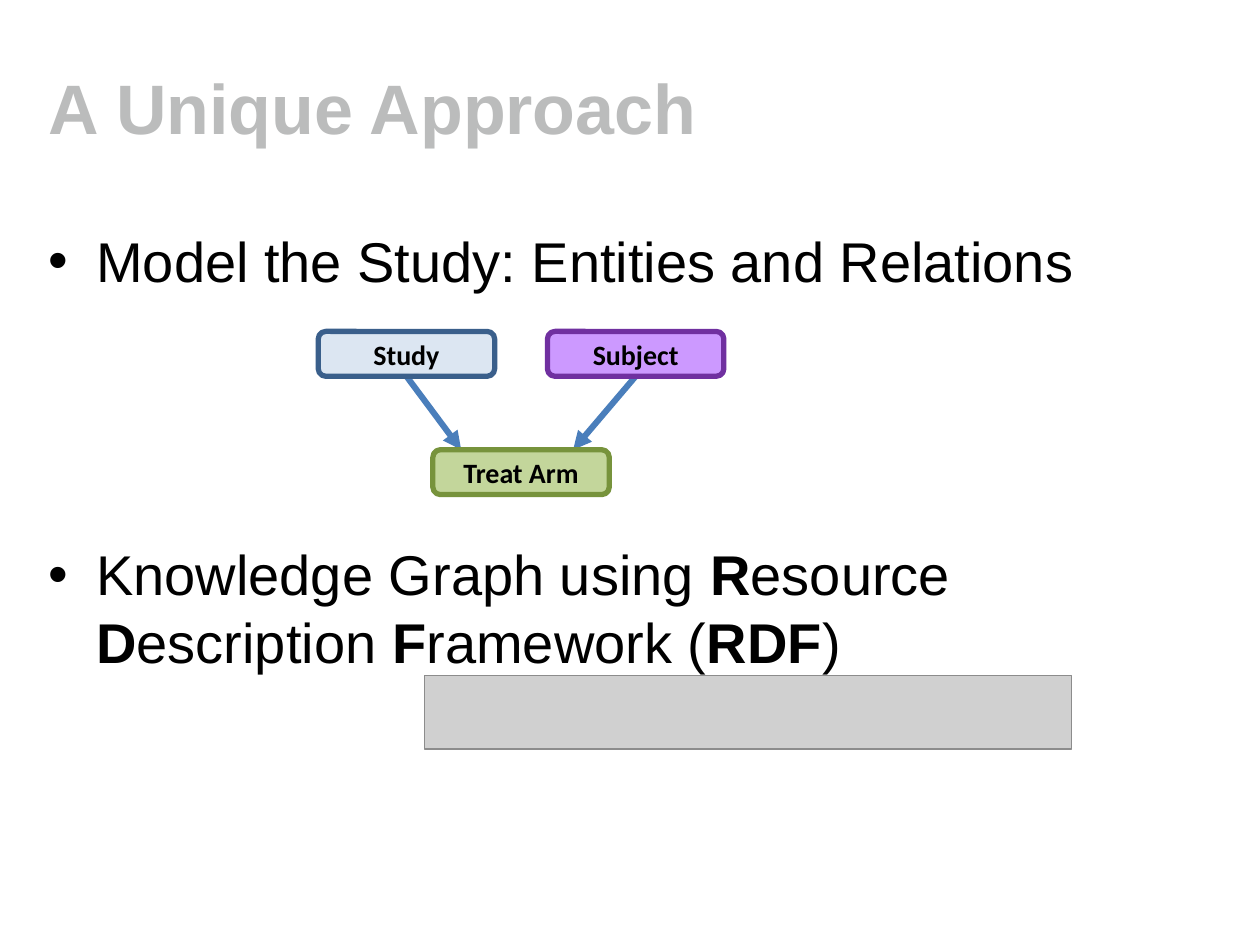
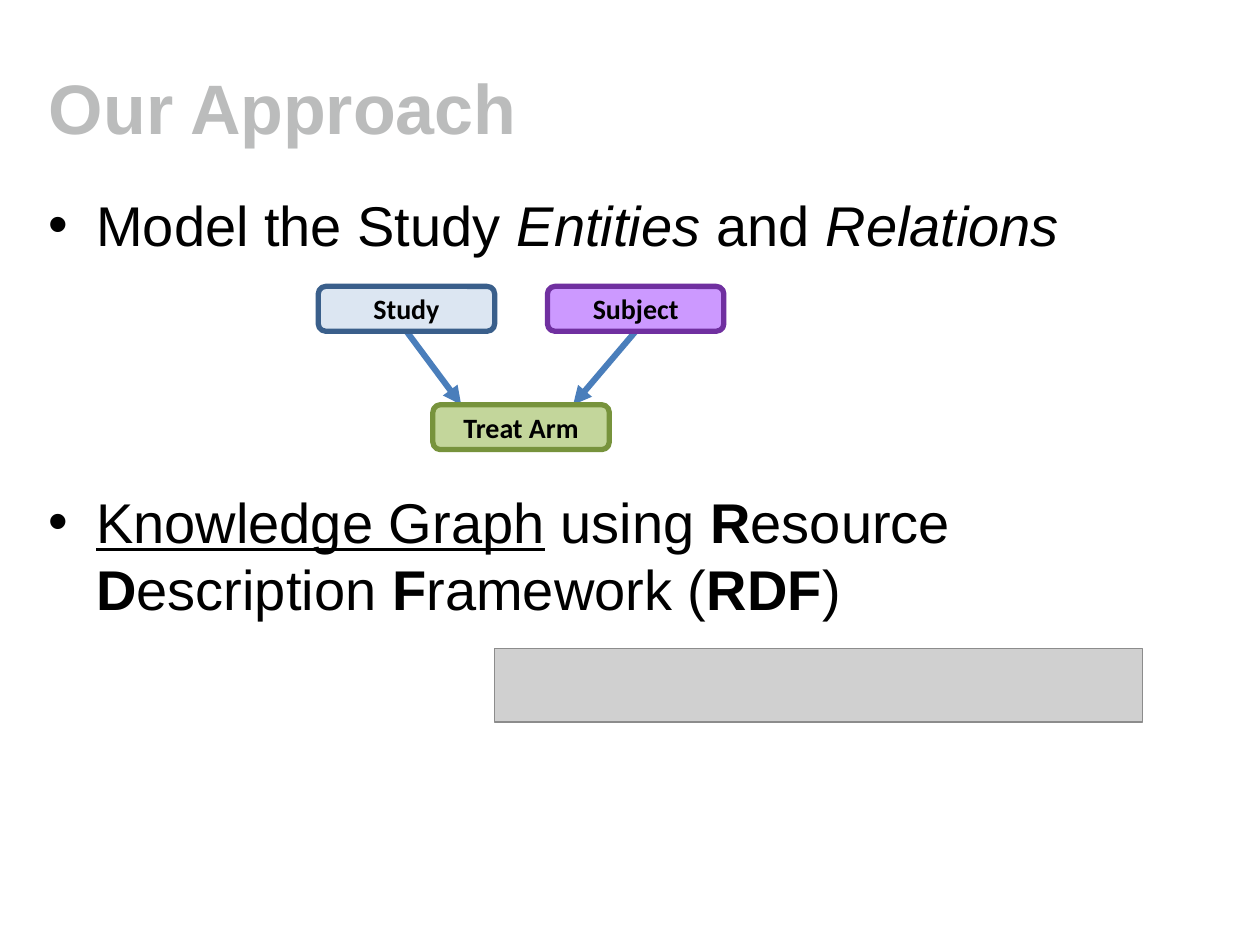
Before and after one commit to phuse-org/SENDConform, a slide deck: slide 5 of doc/Meetings/StudyDataValidation-PHUSEWebinarWed-2020-03-25.pptx (slide 6 before the commit). Drawn at 1260x945 pixels with LibreOffice and Linux fonts; fonts in the diff are those of the drawing; grey boxes stand for pictures; background and template pictures are left out. Boxes give left, top, right and bottom in pixels: in the first picture for what was removed or moved away, otherwise in the second. Text is boxed around its words. In the diff, an @@ line names an element or a change of style, - is before the commit and + after.

```diff
--- a/doc/Meetings/StudyDataValidation-PHUSEWebinarWed-2020-03-25.pptx
+++ b/doc/Meetings/StudyDataValidation-PHUSEWebinarWed-2020-03-25.pptx
@@ title at (49, 83, 516, 147): text changed @@
-A Unique Approach
+Our Approach
@@ text at (96, 205, 1059, 257): text changed; italic on @@
-• Model the Study: Entities and Relations
+• Model the Study Entities and Relations
@@ 3 rounded rectangles, 2 arrows: place and size @@
-3 rounded rectangles, 2 arrows at (319, 331, 724, 495)
+3 rounded rectangles, 2 arrows at (319, 286, 724, 450)
@@ text "Knowledge Graph using Resource Description ...": place and size @@
-text "Knowledge Graph using Resource Description ..." at (96, 554, 950, 674)
+text "Knowledge Graph using Resource Description ..." at (96, 502, 950, 621)
@@ text "Knowledge Graph using Resource Description ..." at (96, 502, 950, 621): underline on in "Knowledge Graph" @@
@@ picture: place and size @@
-picture at (425, 675, 1072, 748)
+picture at (495, 649, 1143, 722)
```
Also in this commit, not shown: 8 other slides changed, 1 slide removed, 1 other file.
